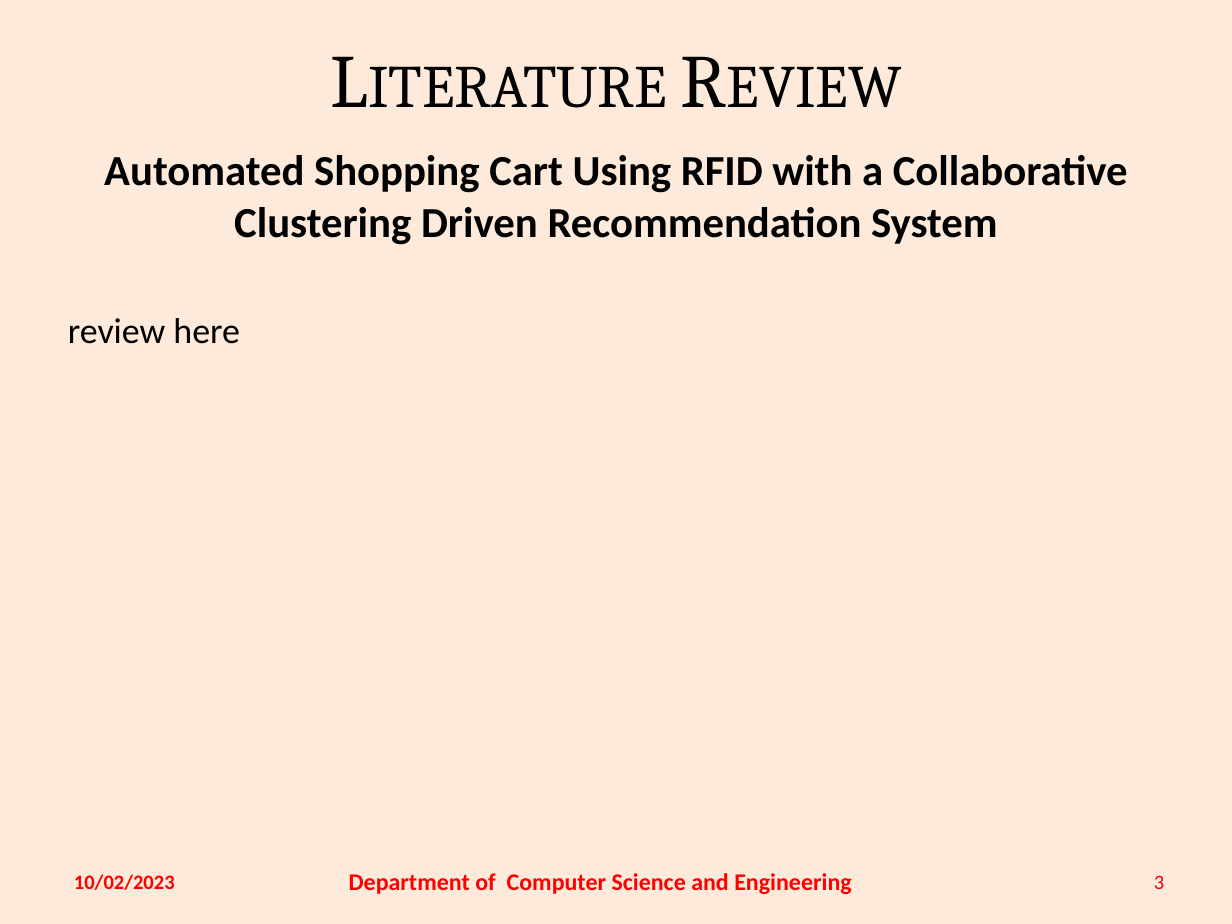
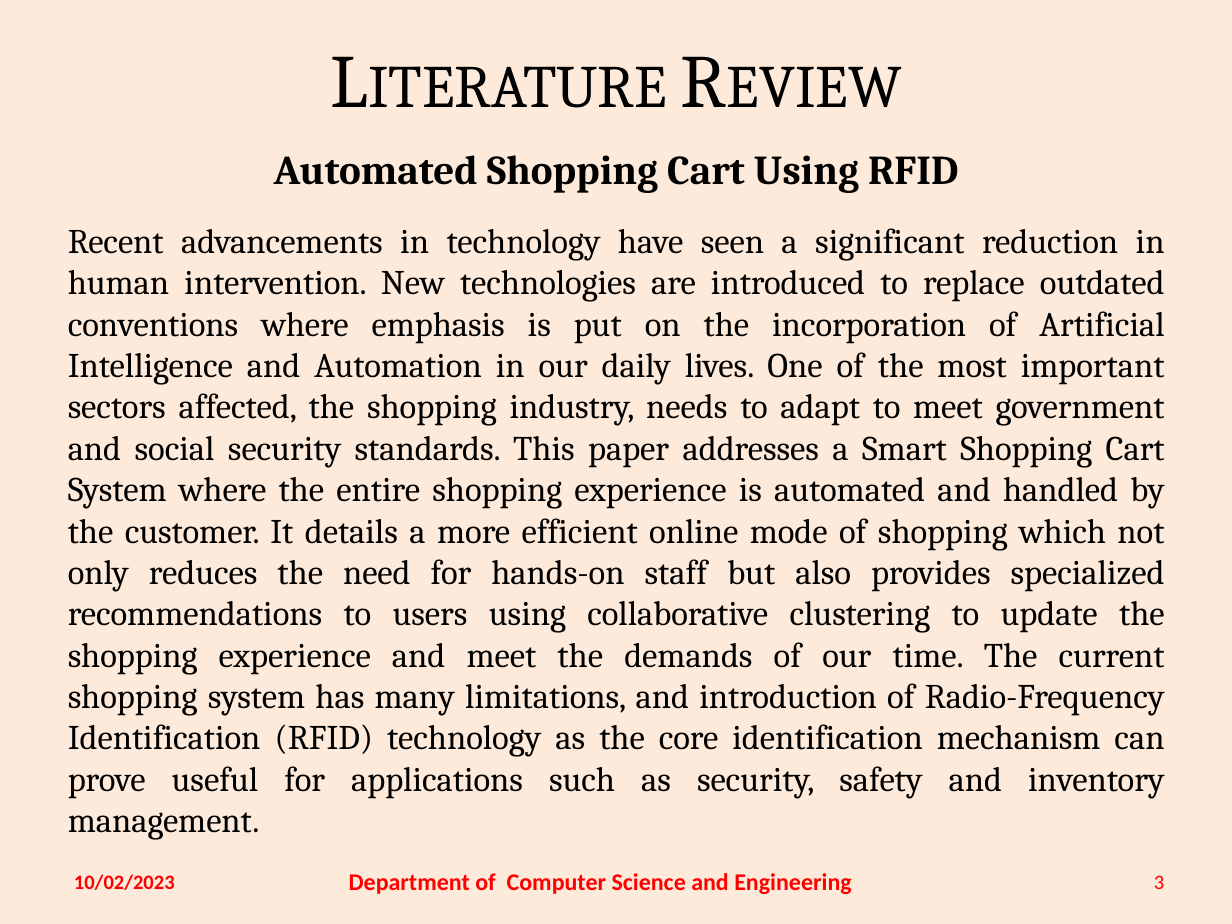
Before and after one commit to thatNitinVinayak/Inventory-Management-using-IoT, a slide deck: slide 3 of Review/Review 1/19C0-59,62,77 Review1 (18CS810) - incomplete.pptx. Drawn at 1232x924 pixels with LibreOffice and Linux fonts; fonts in the diff are those of the drawing. Boxes give left, top, right and bottom in pixels: in the first picture for what was removed or moved away, otherwise in the second. Text is boxed around its words. In the diff, an @@ line names an element or a change of style, - is before the commit and + after.

```diff
--- a/Review/Review 1/19C0-59,62,77 Review1 (18CS810) - incomplete.pptx
+++ b/Review/Review 1/19C0-59,62,77 Review1 (18CS810) - incomplete.pptx
@@ text at (68, 155, 1165, 840): text changed; size 25 to 20.2 pt; font Calibri to Cambria; bold off @@
-Automated Shopping Cart Using RFID with a Collaborative Clustering Driven Recommendation System
-review here
+Automated Shopping Cart Using RFID
+Recent advancements in technology have seen a significant reduction in human intervention. New technologies are introduced to replace outdated conventions where emphasis is put on the incorporation of Artificial Intelligence and Automation in our daily lives. One of the most important sectors affected, the shopping industry, needs to adapt to meet government and social security standards. This paper addresses a Smart Shopping Cart System where the entire shopping experience is automated and handled by the customer. It details a more efficient online mode of shopping which not only reduces the need for hands-on staff but also provides specialized recommendations to users using collaborative clustering to update the shopping experience and meet the demands of our time. The current shopping system has many limitations, and introduction of Radio-Frequency Identification (RFID) technology as the core identification mechanism can prove useful for applications such as security, safety and inventory management.
```
Also in this commit, not shown: 3 other slides changed, 1 slide added, 1 other file.
